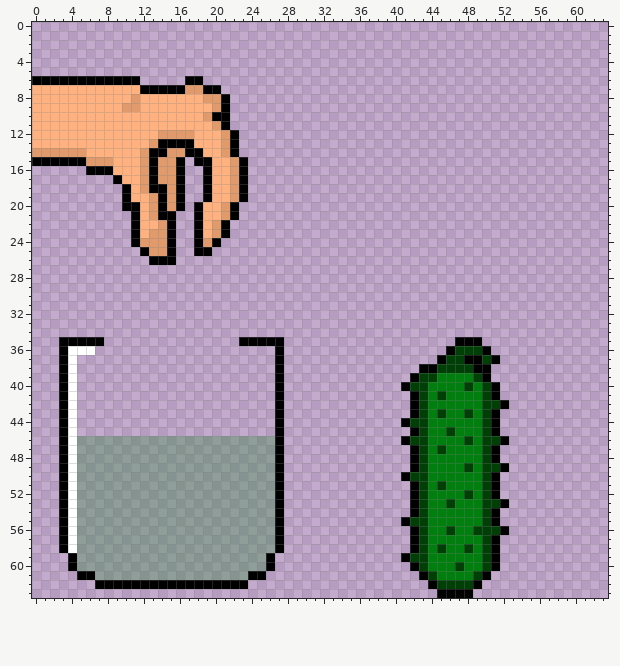
Pixel-art sprite, stored at res/tex/cucumber/graphics.png. Above is the file before it was changed.
The file is 64x64 pixels. Colours within 5 levels of each other are drawn and written as one.
The same view after the edit:
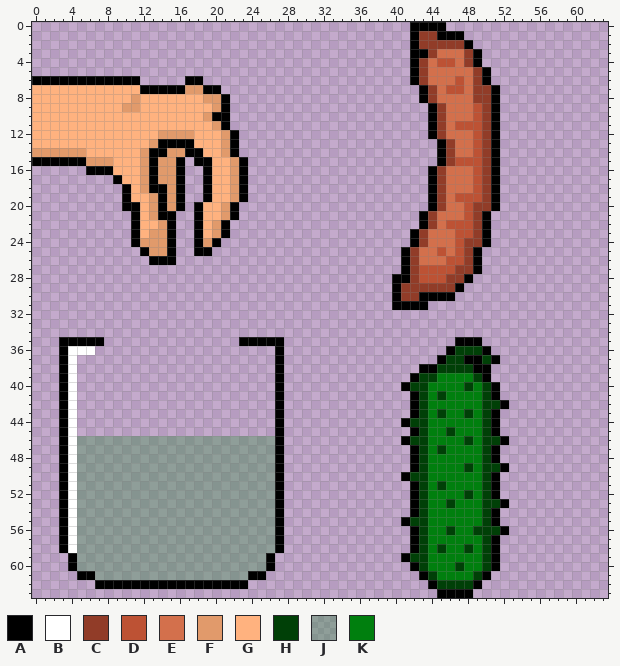
Palette (. is transparent): A #000000  B #ffffff  C #913c28  D #bd5234  E #d3704c  F #e19a6b  G #ffb27f  H #004007  J #007f0e45  K #007f0e
The edit:
@@ x 38..53 @@
- 0 ................
- 1 ................
- 2 ................
- 3 ................
- 4 ................
- 5 ................
- 6 ................
- 7 ................
- 8 ................
- 9 ................
-10 ................
-11 ................
-12 ................
-13 ................
-14 ................
-15 ................
-16 ................
-17 ................
-18 ................
-19 ................
-20 ................
-21 ................
-22 ................
-23 ................
-24 ................
-25 ................
-26 ................
-27 ................
-28 ................
-29 ................
-30 ................
-31 ................
+ 0 ....AAAA........
+ 1 ....ACCAAA......
+ 2 ....ACCCCCA.....
+ 3 ....AACEEECA....
+ 4 ....ACEDDECA....
+ 5 ....ACEEEEECA...
+ 6 ....ACEEEDECA...
+ 7 .....ACEDDECCA..
+ 8 .....ACEEEECCA..
+ 9 ......ACEEEDCA..
+10 ......ACEEEDCA..
+11 ......ACEDDDCA..
+12 ......ACEEEDCA..
+13 .......ACEEDCA..
+14 .......ACEEDCA..
+15 .......ACDDDCA..
+16 ......ACEEEDCA..
+17 ......ACEEEDCA..
+18 ......ACEEEDCA..
+19 ......ACEDDDCA..
+20 ......ACEEDCCA..
+21 .....ACEEEDCA...
+22 .....ACEDDDCA...
+23 ....ACEEEDDCA...
+24 ....ACEEEDCCA...
+25 ...ACEEDEDCA....
+26 ...ACEEEDDCA....
+27 ...ACDDDDCCA....
+28 ..AACDDDCCA.....
+29 ..ACCCCCCA......
+30 ..ACCAAAA.......
+31 ..AAAA..........
 32 ................
Changed places in both pictures, as pixel boxes (x1, y1, x2, y2):
added: (392, 22, 500, 310)
